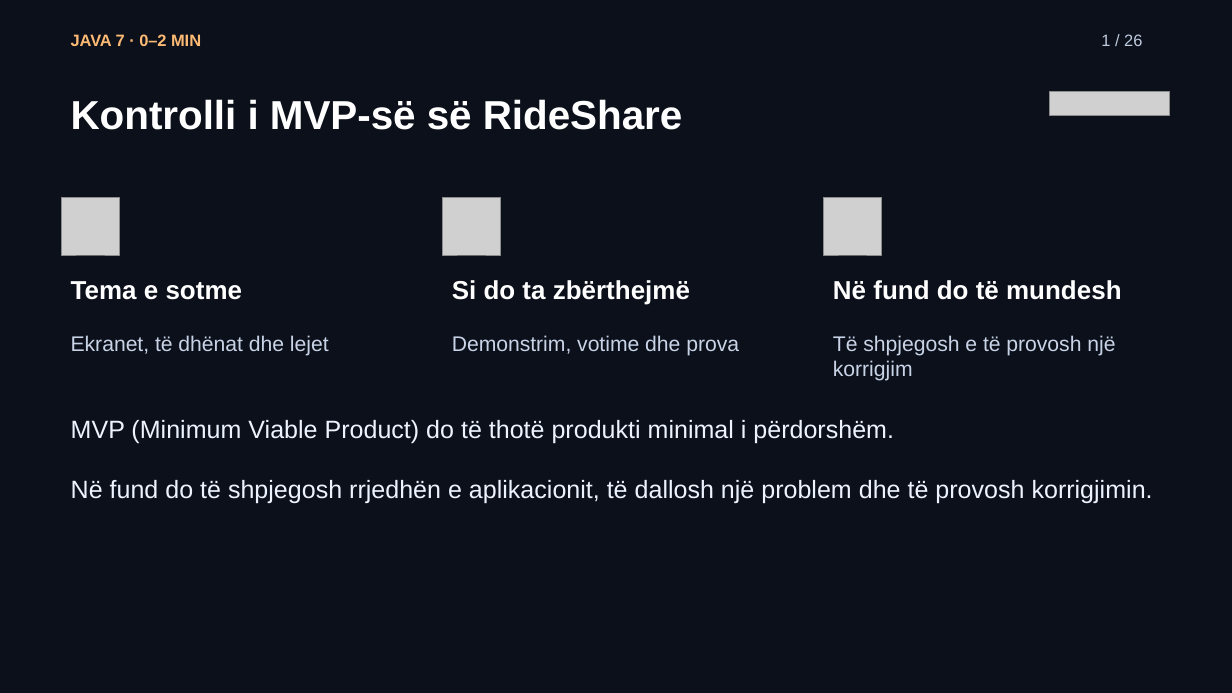
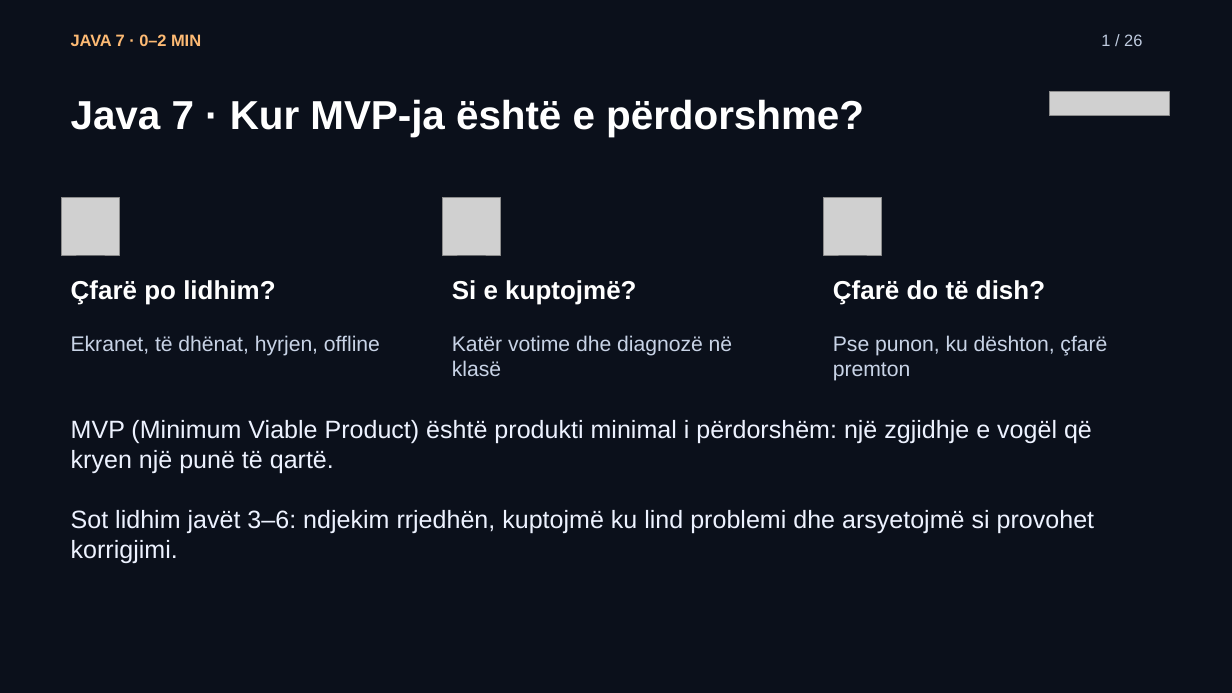
Before and after one commit to arbenl/arbenl.github.io, a slide deck: slide 1 of lendet/2026-2027/mobile/lectures/ligjerata-07-kontrolli-mvp-rideshare-2026.pptx. Drawn at 1232x693 pixels with LibreOffice and Linux fonts; fonts in the diff are those of the drawing; grey boxes stand for pictures. Boxes give left, top, right and bottom in pixels: in the first picture for what was removed or moved away, otherwise in the second. Text is boxed around its words. In the diff, an @@ line names an element or a change of style, - is before the commit and + after.

Commit message:
Focus week 7 lecture on MVP understanding and product reasoning

```diff
--- a/lendet/2026-2027/mobile/lectures/ligjerata-07-kontrolli-mvp-rideshare-2026.pptx
+++ b/lendet/2026-2027/mobile/lectures/ligjerata-07-kontrolli-mvp-rideshare-2026.pptx
@@ text at [71,99,864,137]: text changed @@
-Kontrolli i MVP-së së RideShare
+Java 7 · Kur MVP-ja është e përdorshme?
@@ text at [71,280,275,305]: text changed @@
-Tema e sotme
+Çfarë po lidhim?
@@ text at [452,280,636,305]: text changed @@
-Si do ta zbërthejmë
+Si e kuptojmë?
@@ text at [833,280,1045,305]: text changed @@
-Në fund do të mundesh
+Çfarë do të dish?
@@ text at [71,335,380,356]: text changed @@
-Ekranet, të dhënat dhe lejet
+Ekranet, të dhënat, hyrjen, offline
@@ text at [452,335,733,376]: text changed @@
-Demonstrim, votime dhe prova
+Katër votime dhe diagnozë në klasë
@@ text at [833,335,1107,381]: text changed @@
-Të shpjegosh e të provosh një korrigjim
+Pse punon, ku dështon, çfarë premton
@@ text at [71,420,1094,534]: text changed @@
-MVP (Minimum Viable Product) do të thotë produkti minimal i përdorshëm.
-Në fund do të shpjegosh rrjedhën e aplikacionit, të dallosh një problem dhe të provosh korrigjimin.
+MVP (Minimum Viable Product) është produkti minimal i përdorshëm: një zgjidhje e vogël që kryen një punë të qartë.
+Sot lidhim javët 3–6: ndjekim rrjedhën, kuptojmë ku lind problemi dhe arsyetojmë si provohet korrigjimi.
```
Also in this commit, not shown: 7 other slides changed, 5 slides added, 5 slides removed, 9 other files.
